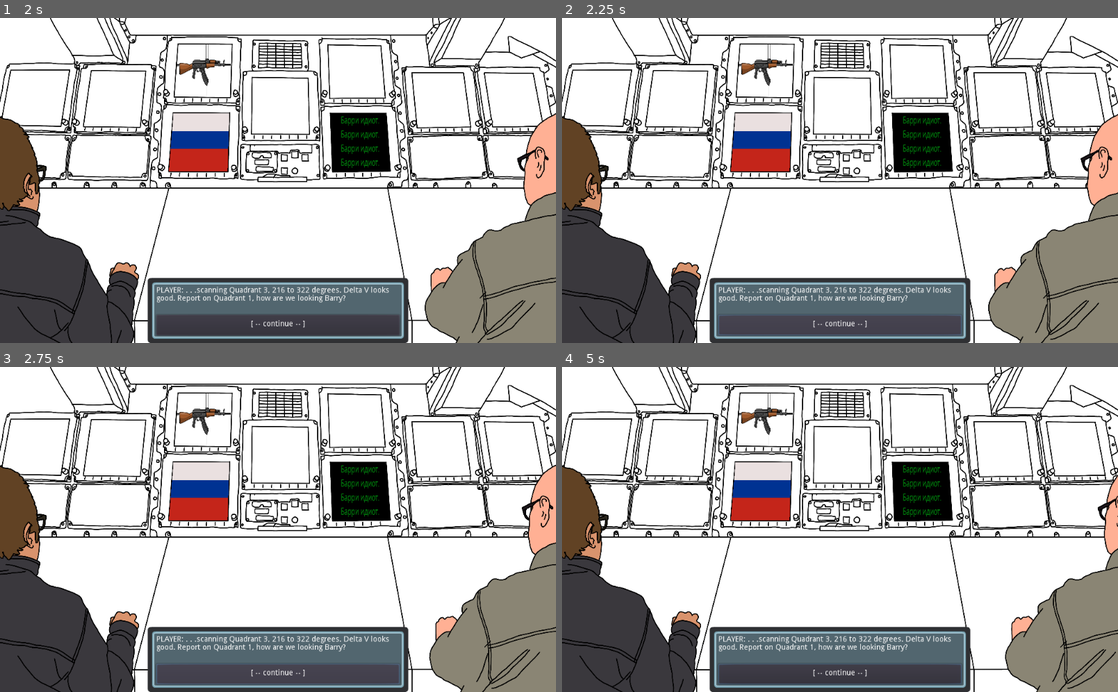
Above: before the commit, frames 1-4 (two rows, left to right).
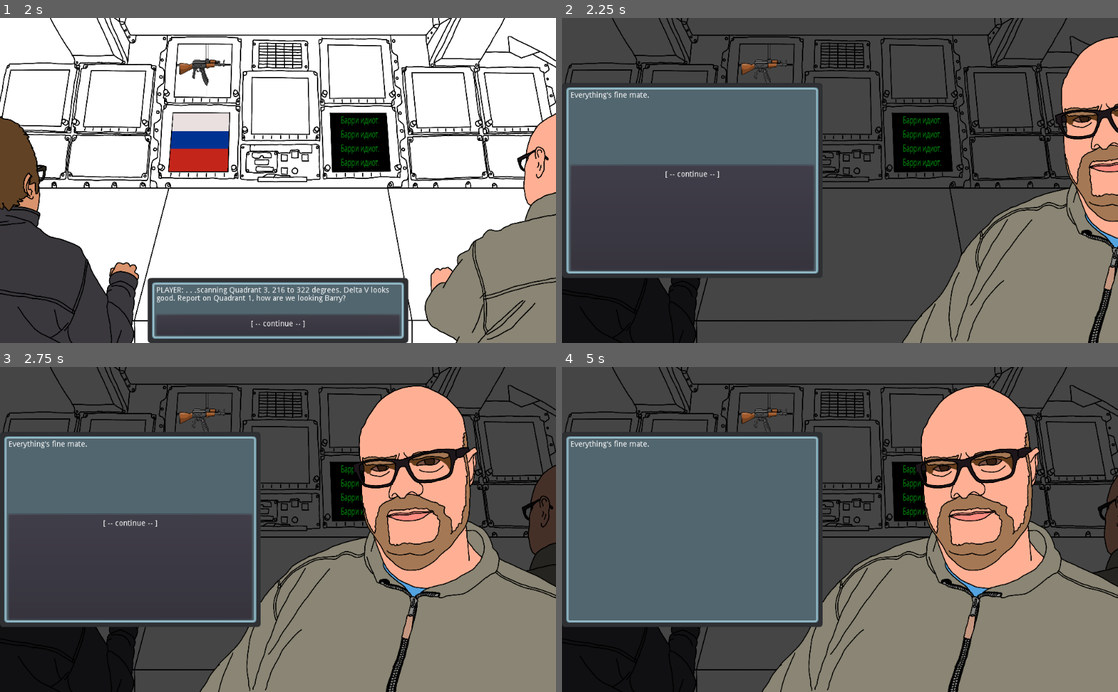
Above: after the commit, the same moments.

Repository: s3775599/BITS-clone
Game: Godot game, scene res://Scenes/Main.tscn
The game is run twice, just before and just after one commit, with the same random seed, the same clock (stepped at 60 frames per second) and the same inputs.
Inputs (mouse positions are in pixels of both pictures, inside the frame that each line leads up to):
- Up to frame 1 (2 s): tap Enter at 0.5 s; move the mouse to (278, 180) at 0.52 s; hold Right (ui_right) 0.53-1.28 s; click (278, 180) at 0.67 s; move the mouse to (283, 180) at 1.27 s; hold Down (ui_down) from 1.28 s (still down); click (283, 180) at 1.42 s
- Up to frame 2 (2.25 s): release Down (ui_down) at 2 s; click "[ -- continue -- ]" at 2 s
- Up to frame 3 (2.75 s): no input
- Up to frame 4 (5 s): click "[ -- continue -- ]" at 2.75 s; move the mouse to (895, 458) at 3.52 s; hold Right (ui_right) from 3.53 s (still down); move the mouse to (812, 594) at 4.27 s; click (812, 594) at 4.42 s

Frame 1 is identical in both runs. In frame 2, 84% of the frame differs, in the area x 0-100%, y 0-100%; in frame 3, 87%; in frame 4, 90%.
Error after the commit: Invalid get index '0' (on base: 'Nil'). (res://DialoguePopup.gd:13)

Commit message:
Intro dialogue first two sequences

Diff:
--- a/NightwatchDialogueSystem/Scenes/Main.gd
+++ b/NightwatchDialogueSystem/Scenes/Main.gd
@@ -11,8 +11,6 @@
 		$BackgroundArea/BackgroundSprite.set_modulate(Color('464646'))
 		$BackgroundArea/BarryConsole/BarryConsoleSprite.set_modulate(Color('464646'))
 		$BackgroundArea/JohnConsole/JohnConsoleSprite.set_modulate(Color('464646'))
-		#if john_close:
-		#	$CanvasLayer/JohnPopup.popup()
 
 
 func _input(event):
@@ -82,16 +80,17 @@
 	$CanvasLayer/BarryPopup.set_text(barry_dialogue.barry_dialogues("1"))
 
 
+func intro():
+	$CanvasLayer/PlayerPopup.show()
+	$CanvasLayer/PlayerPopup.set_text(intro_dialogues("1"))
+
+
 func intro_dialogues(id):
 	match id:
 		"1":
 			return [["PLAYER: . . .scanning Quadrant 3, 216 to 322 degrees. Delta V looks good. Report on Quadrant 1, how are we looking Barry?", "[ -- continue -- ]"], ["0", "2"]]
-
-
-func intro():
-	$CanvasLayer/PlayerPopup.show()
-	$CanvasLayer/PlayerPopup.set_text(intro_dialogues("1"))
-
+		"2":
+			return [["Everything's fine mate.", "[ -- continue -- ]"], ["0", "3"]]
 
 func _on_BarryPopup_button_id(button_id):
 	print("button_id = ", button_id)
@@ -131,4 +130,11 @@
 		$BackgroundArea/BarryConsole/BarryConsoleSprite.set_modulate(Color(1,1,1))
 		$BackgroundArea/JohnConsole/JohnConsoleSprite.set_modulate(Color(1,1,1))
 	else:
-		pass
+		match button_id:
+			"2":
+				$CanvasLayer/PlayerPopup.hide()
+				$BackgroundArea/BarryClose/AnimationPlayer.play('BarryCloseSlideIn')
+				barry_close = true
+				can_click = false
+				$CanvasLayer/BarryPopup.show()
+				$CanvasLayer/BarryPopup.set_text(intro_dialogues(button_id))
